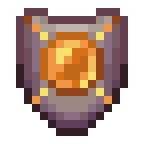
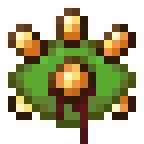
Two versions of the same layered image (144 x 144). Layer-by-layer changes:
added layer "Layer 4" above "kelp" over [8, 8, 136, 64]
added layer "Layer 5" above "blindness copy 4" over [48, 88, 96, 144]
added layer "blindness copy 4" above "blindness copy" over [8, 32, 136, 128]
added layer "blindness copy" above "Layer 4 copy" over [8, 32, 136, 128]
added layer "Layer 4 copy" above "blindness" over [8, 80, 136, 128]
hid "glow_berries copy 2" (2nd of 2) over [40, 32, 104, 96]
hid "Layer 3" over [24, 16, 120, 104]
hid "Layer 1" over [16, 8, 128, 136]
